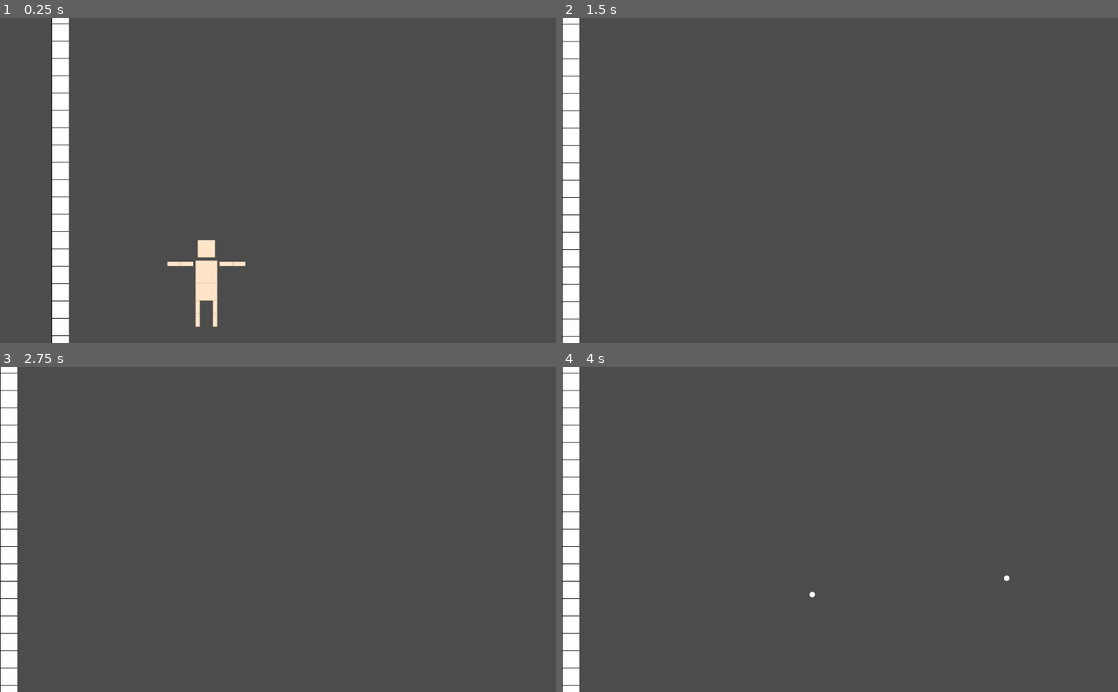
Above: before the commit, frames 1-4 (two rows, left to right).
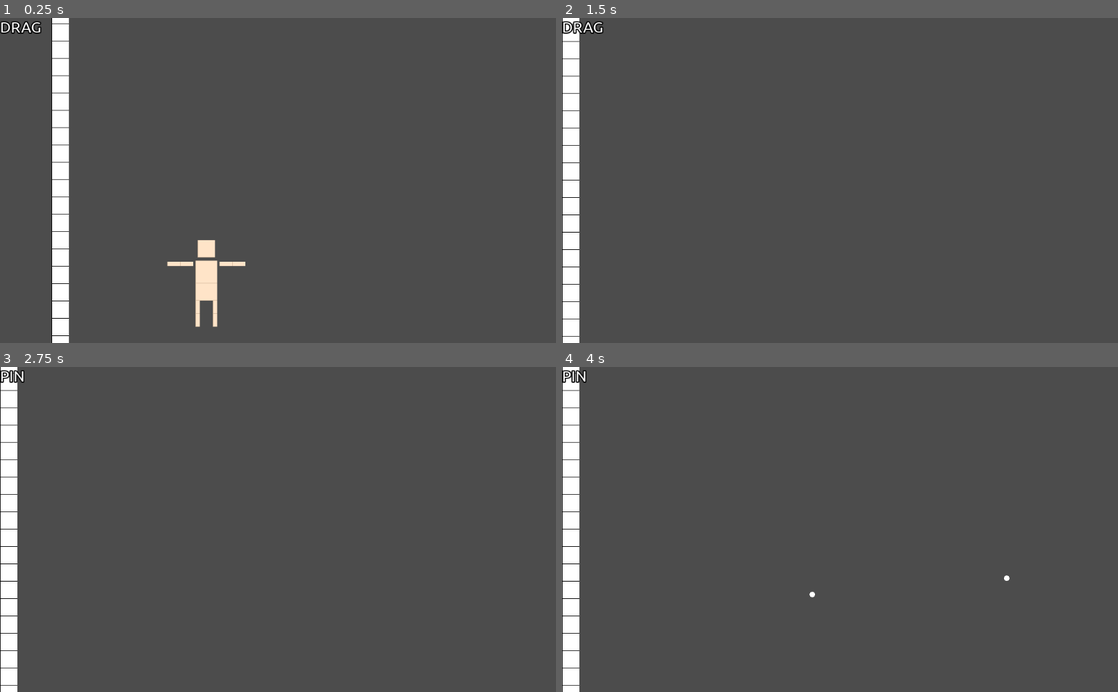
Above: after the commit, the same moments.

Repository: yuval-herman/ragdoll-game
Game: Godot game, scene res://scenes/main.tscn
Same seed, same stepped clock (60 frames per second), same inputs: the game is played once before the commit and once after it.
Inputs (mouse positions are in pixels of both pictures, inside the frame that each line leads up to):
- Up to frame 1 (0.25 s): no input
- Up to frame 2 (1.5 s): drag from (728, 320) to (895, 109) at 0.52 s; drag from (728, 196) to (812, 245) at 1.27 s
- Up to frame 3 (2.75 s): tap Enter at 2 s; move the mouse to (333, 458) at 2.02 s; press the mouse at (333, 458) at 2.03 s; tap 2 (mode pin) at 2.3 s
- Up to frame 4 (4 s): release the mouse at (895, 458) at 2.75 s; tap Space (pause) at 2.75 s; drag from (812, 594) to (673, 480) at 2.77 s; tap Enter at 3.5 s; move the mouse to (1006, 578) at 3.52 s; hold 2 (mode pin) from 3.53 s (still down); click (1006, 578) at 3.67 s

The runs differ from the first frame. In frame 1, 0.2% of the frame differs, in the area x 0-8%, y 1-5%; in frame 2, 0.2%, in the area x 0-8%, y 0-5%; in frame 3, 0.1%; in frame 4, 0.1%.

Commit message:
the ubuntu font file and fixed unused variable warnings

Diff:
--- a/scripts/Camera2D.gd
+++ b/scripts/Camera2D.gd
@@ -2,7 +2,7 @@
 export var push_speed = 10
 onready var view = get_viewport()
 
-func _process(delta):
+func _process(_delta):
 	var mp=view.get_mouse_position()/view.size
 	if mp.y<.05: #up
 		position.y-=push_speed
--- a/scripts/main.gd
+++ b/scripts/main.gd
@@ -6,9 +6,9 @@
 
 func _input(event):
 	if event.is_action_pressed("mode drag"):
-		mouseMode = MouseModes.DRAG
+		change_mouse_mode(MouseModes.DRAG)
 	elif event.is_action_pressed("mode pin"):
-		mouseMode = MouseModes.PIN
+		change_mouse_mode(MouseModes.PIN)
 	elif event.is_action_pressed("slomo"):
 		toggle_slomo()
 	elif event.is_action_released("slomo"):
@@ -21,6 +21,10 @@
 		zoom(2)
 	elif event.is_action_pressed("left click") and mouseMode == MouseModes.PIN:
 		spawn_pin()
+
+func change_mouse_mode(mode):
+	mouseMode = mode
+	$CanvasLayer/mouseModeLable.text = MouseModes.keys()[mode]
 
 func spawn_pin():
 	var newPin = pin.instance()
--- a/scripts/ragdoll.gd
+++ b/scripts/ragdoll.gd
@@ -14,7 +14,7 @@
 			i.connect("clicked", self, "_on_bodypart_clicked")
 			i.connect("died", self, "_on_part_died")
 
-func _physics_process(delta):
+func _physics_process(_delta):
 	if not alive:
 		set_process(false)
 
@@ -62,5 +62,5 @@
 		held_object = object
 		held_object.pickup()
 
-func _on_part_died(part):
+func _on_part_died(_part):
 	alive=false
--- a/scripts/ragdoll_bodypart.gd
+++ b/scripts/ragdoll_bodypart.gd
@@ -6,7 +6,7 @@
 signal clicked
 signal died
 
-func _process(delta):
+func _process(_delta):
 	if life <= 0:
 		die()
 
@@ -14,12 +14,12 @@
 	add_to_group("body_part", true)
 	connect("body_entered", self, "hit_object")
 
-func _input_event(viewport, event, shape_idx):
+func _input_event(_viewport, event, _shape_idx):
 	if event is InputEventMouseButton:
 		if event.button_index == BUTTON_LEFT and event.pressed:
 			emit_signal("clicked", self)
 
-func _physics_process(delta):
+func _physics_process(_delta):
 	if is_held:
 		set_axis_velocity(
 			(get_global_mouse_position()-self.global_position)
Binary file added: assets/Ubuntu-R.ttf
